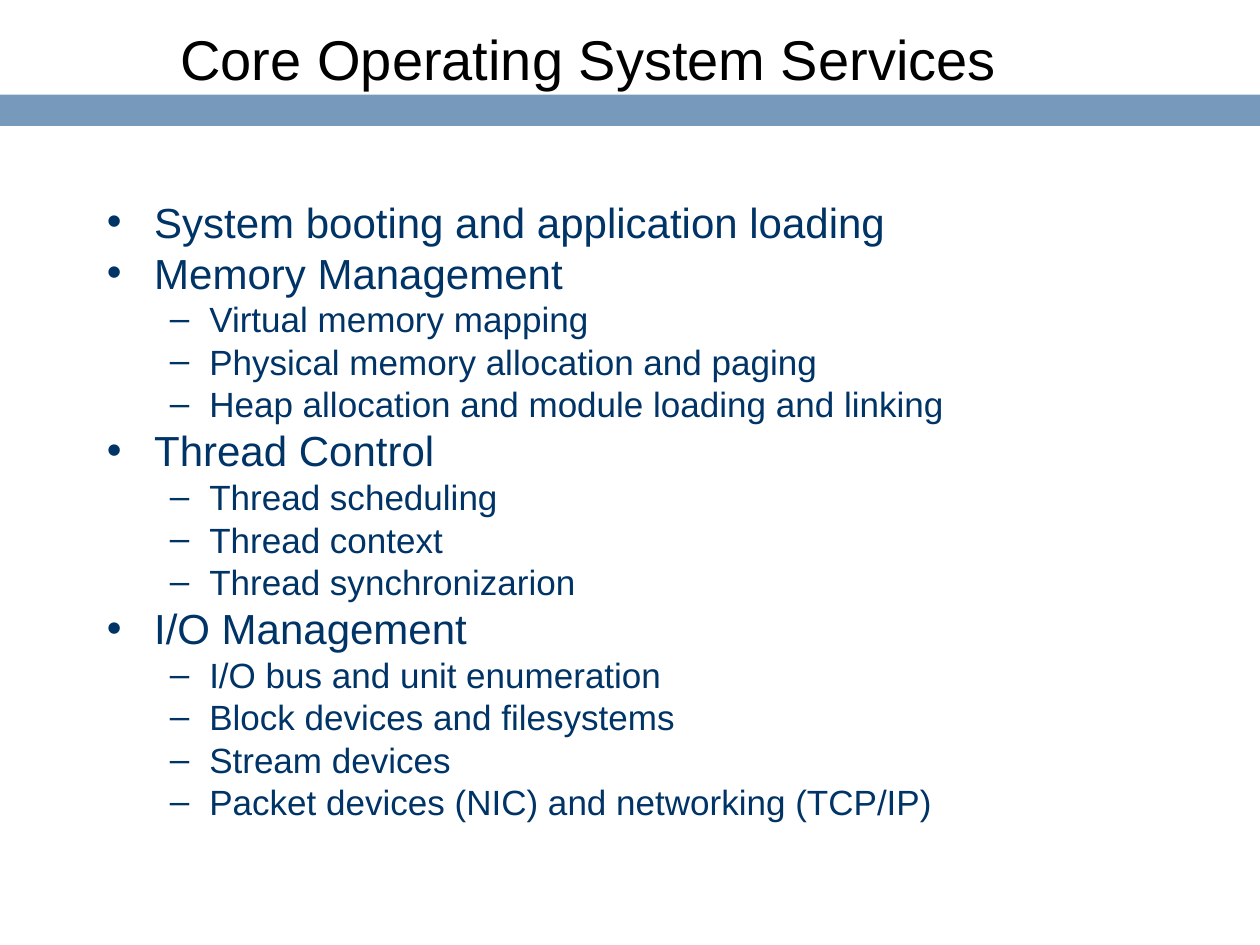
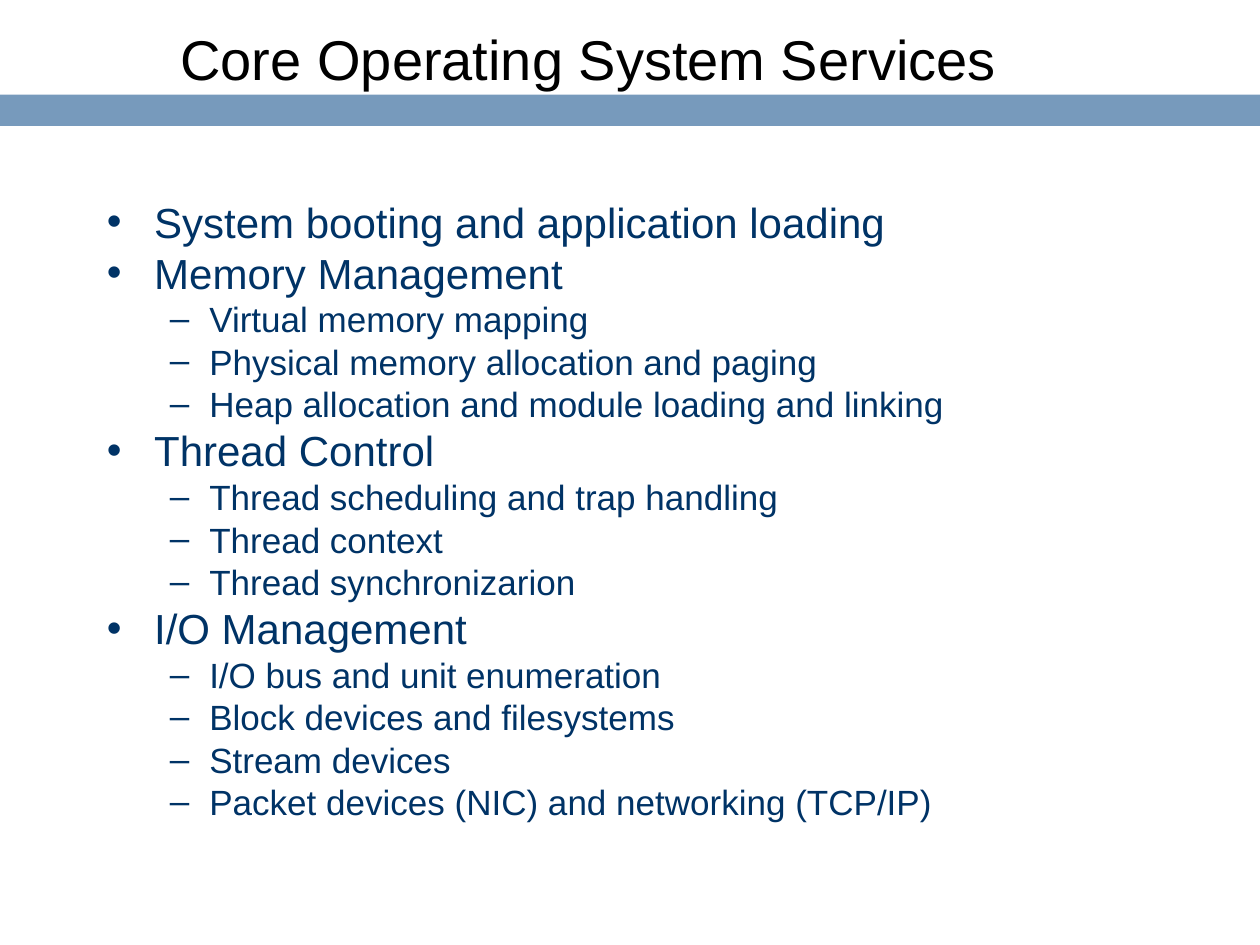
Before and after one commit to ringgaard/sanos, a slide deck: slide 5 of doc/sanostech.ppt. Drawn at 1260x945 pixels with LibreOffice and Linux fonts; fonts in the diff are those of the drawing; background and template pictures are left out. Boxes give left, top, right and bottom in pixels: in the first picture for what was removed or moved away, otherwise in the second. Text is boxed around its words. In the diff, an @@ line names an element or a change of style, - is before the commit and + after.

```diff
--- a/doc/sanostech.ppt
+++ b/doc/sanostech.ppt
@@ text at <box>209,484,777,517</box>: text changed @@
-  – Thread scheduling
+  – Thread scheduling and trap handling
```
Also in this commit, not shown: 13 other slides changed, 1 slide added.
